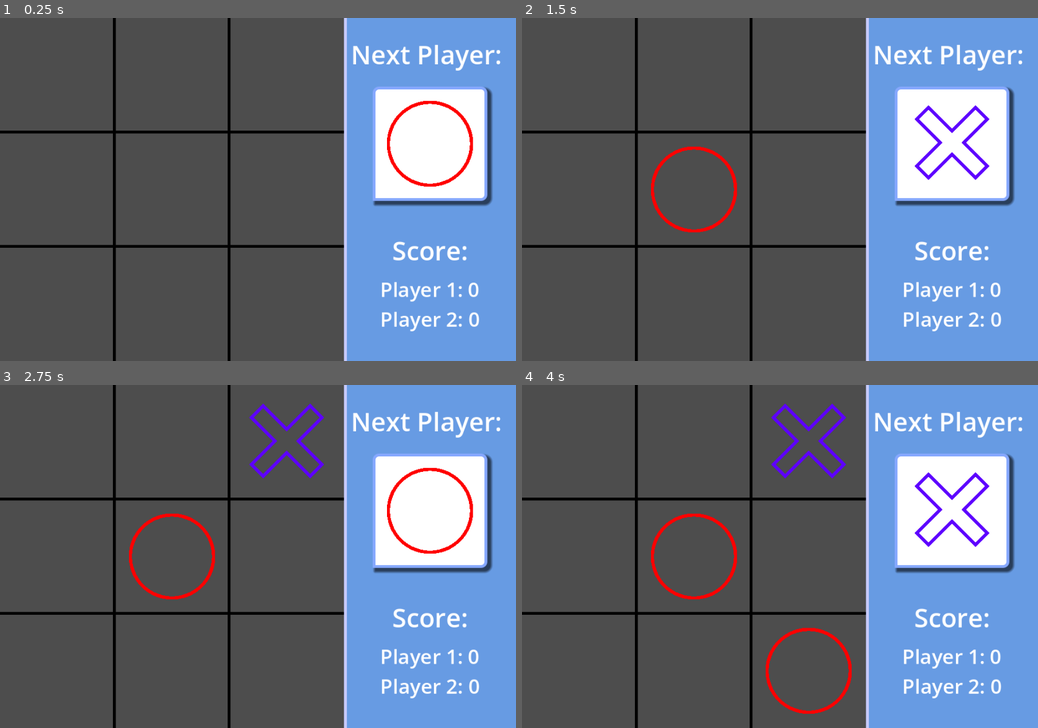
Above: before the commit, frames 1-4 (two rows, left to right).
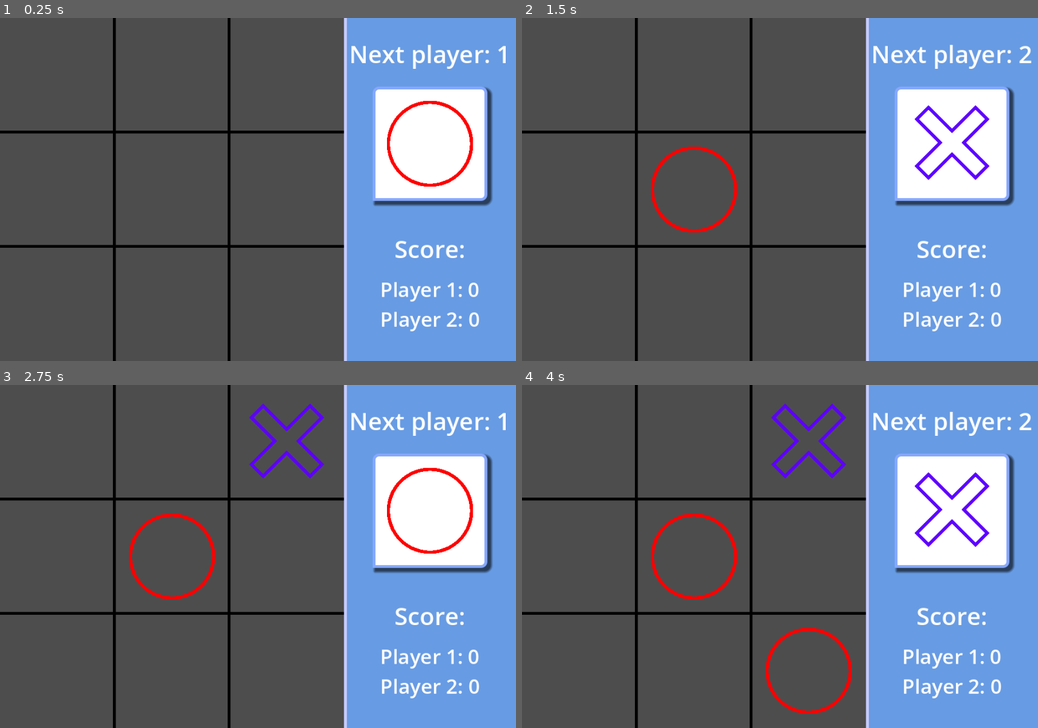
Above: after the commit, the same moments.

Repository: Yorlock/tic-tac-toe
Game: Godot game, scene res://main.tscn
Two runs of this game, one before a commit and one after it. Both use one fixed random seed, a clock stepped at 60 frames per second and the inputs below.
Inputs (mouse positions are in pixels of both pictures, inside the frame that each line leads up to):
- Up to frame 1 (0.25 s): no input
- Up to frame 2 (1.5 s): tap Enter at 0.5 s; move the mouse to (893, 172) at 0.52 s; click (893, 172) at 0.67 s; tap Space at 1.25 s; move the mouse to (676, 206) at 1.27 s; click (676, 206) at 1.42 s
- Up to frame 3 (2.75 s): tap Enter at 2 s; move the mouse to (309, 481) at 2.02 s; click (309, 481) at 2.17 s
- Up to frame 4 (4 s): tap Space at 2.75 s; move the mouse to (754, 625) at 2.77 s; click (754, 625) at 2.92 s; tap Enter at 3.5 s; move the mouse to (934, 607) at 3.52 s; click (934, 607) at 3.67 s

The runs differ from the first frame. In frame 1, 1.2% of the frame differs, in the area x 68-98%, y 7-71%; in frame 2, 1.2%, in the area x 68-99%, y 7-71%; in frame 3, 1.2%; in frame 4, 1.2%.

Commit message:
Added change of first move player after a game

Diff:
--- a/main.gd
+++ b/main.gd
@@ -7,7 +7,9 @@
 var player: int
 var player_1_score: int = 0
 var player_2_score: int = 0
+var first_turn_player: int = -1
 var score_format: String = "Player 1: %d\nPlayer 2: %d"
+var next_player_format: String = "Next player: %d"
 var winner: int
 var moves: int
 const MAX_MOVES: int = 9
@@ -49,6 +51,8 @@
 
 	grid_data[grid_pos.y][grid_pos.x] = player
 	create_marker(player, grid_pos * cell_size + Vector2i(cell_size / 2, cell_size / 2))
+	moves += 1
+
 	if check_win() != 0:
 		get_tree().paused = true
 		$GameOverMenu.show()
@@ -70,11 +74,13 @@
 		$ScoreLabel.text = score_format % [player_1_score, player_2_score]
 
 	player *= -1
+	$PlayerLabel.text = next_player_format % [1 if player == 1 else 2]
 	temp_marker.queue_free()
 	create_marker(player, player_panel_pos + Vector2i(cell_size / 2, cell_size / 2), true)
 
 func new_game():
-	player = 1
+	first_turn_player *= -1
+	player = first_turn_player
 	winner = 0
 	moves = 0
 	grid_data = [
@@ -90,6 +96,7 @@
 	get_tree().call_group("circles", "queue_free")
 	get_tree().call_group("crosses", "queue_free")
 
+	$PlayerLabel.text = next_player_format % [1 if player == 1 else 2]
 	create_marker(player, player_panel_pos + Vector2i(cell_size / 2, cell_size / 2), true)
 	$GameOverMenu.hide()
 	get_tree().paused = false
@@ -120,7 +127,6 @@
 	return winner
 
 func check_draw():
-	moves += 1
 	if moves == MAX_MOVES: return true
 	return false
 
--- a/main.tscn
+++ b/main.tscn
@@ -48,8 +48,8 @@
 offset_top = 30.0
 offset_right = 900.0
 offset_bottom = 97.0
-theme_override_font_sizes/font_size = 45
-text = "Next Player: "
+theme_override_font_sizes/font_size = 42
+text = "Next Player: 1"
 horizontal_alignment = 1
 vertical_alignment = 1
 
@@ -68,7 +68,7 @@
 offset_top = 375.0
 offset_right = 900.0
 offset_bottom = 430.0
-theme_override_font_sizes/font_size = 45
+theme_override_font_sizes/font_size = 42
 text = "Score:"
 horizontal_alignment = 1
 vertical_alignment = 1
